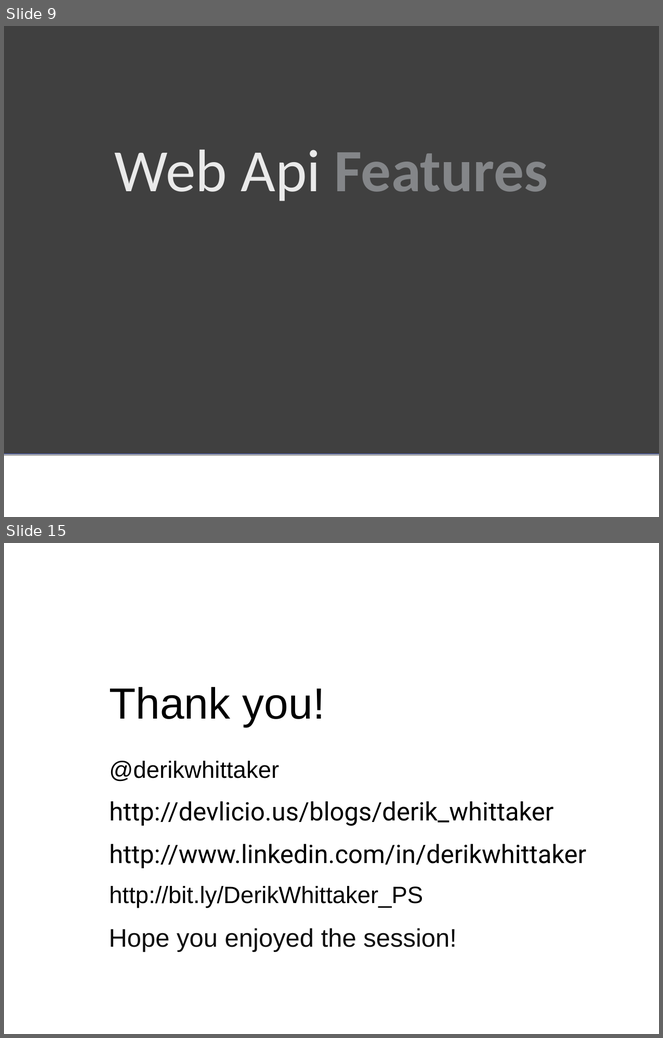
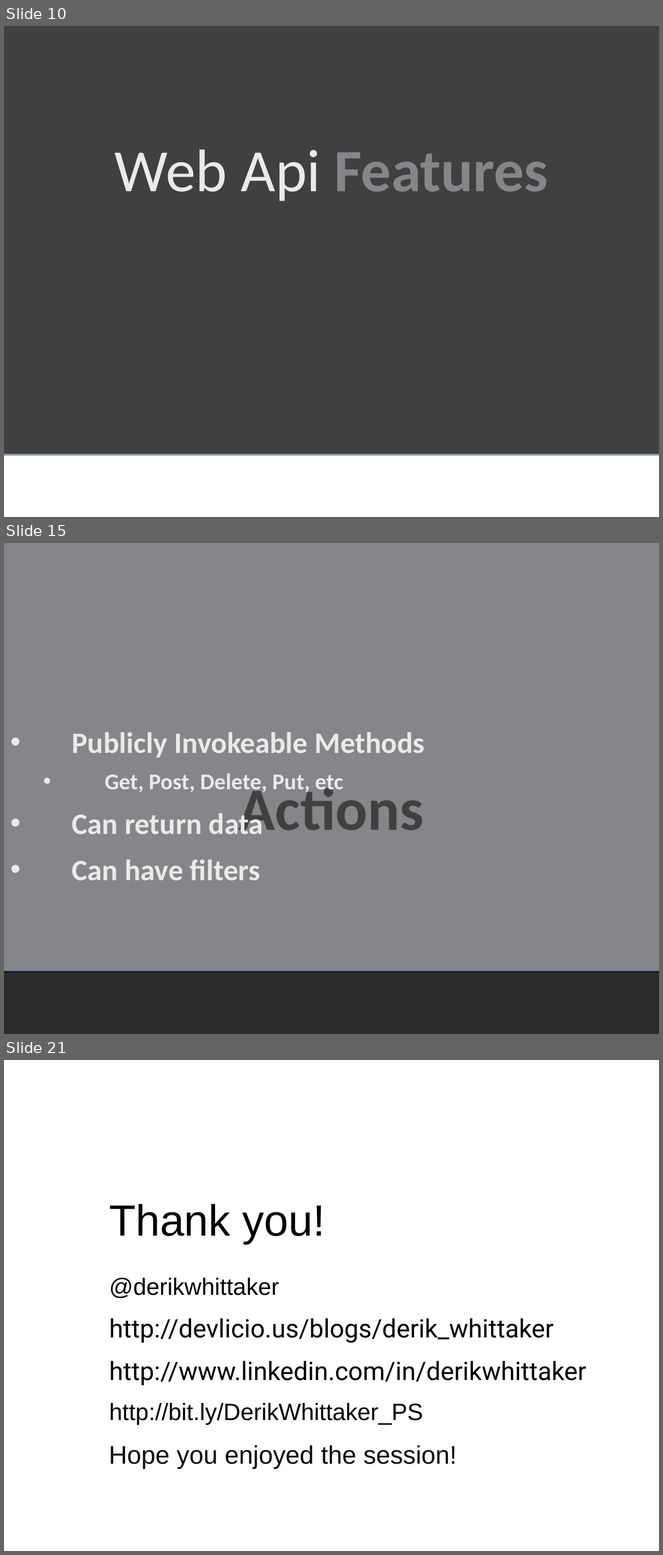
Before and after one commit to derikwhittaker/Demo.DevReach, a slide deck: WebApi/Derik.Whittaker-WebApi.ppt. Shown one above the other, each under a label of ours: slides 9 and 15 before the commit, slides 10, 15 and 21 after it; the slides between them are not shown. The pictures are 663x1038 and 663x1555 pixels, drawn with LibreOffice and Linux fonts; fonts in the diff are those of the drawing; background and template pictures are left out; a plain dark background stands for a picture behind light text. Boxes give left, top, right and bottom in pixels: in the first picture for what was removed or moved away, otherwise in the second. Text is boxed around its words. In the diff, an @@ line names an element or a change of style, - is before the commit and + after.

```diff
--- a/WebApi/Derik.Whittaker-WebApi.ppt
+++ b/WebApi/Derik.Whittaker-WebApi.ppt
@@ slide 15 added at bbox=[4, 543, 659, 1034], background picture (left out) @@
@@ rectangle added at bbox=[4, 543, 659, 971], fill #848689, outline #4963C6 0.74 pt @@
@@ text added at bbox=[72, 732, 425, 881], 32.5 pt, text #EAEAEA, bold @@
+• Publicly Invokeable Methods
+  • Get, Post, Delete, Put, etc
+• Can return data
+• Can have filters
@@ title added at bbox=[239, 780, 424, 835], 66 pt, text #404040, bold @@
+Actions
@@ what was slide 9 is now slide 10 @@
@@ what was slide 15 is now slide 21 @@
```
Also in this commit, not shown: 1 slide changed, 10 other slides added, 5 slides removed, 1 other file.
